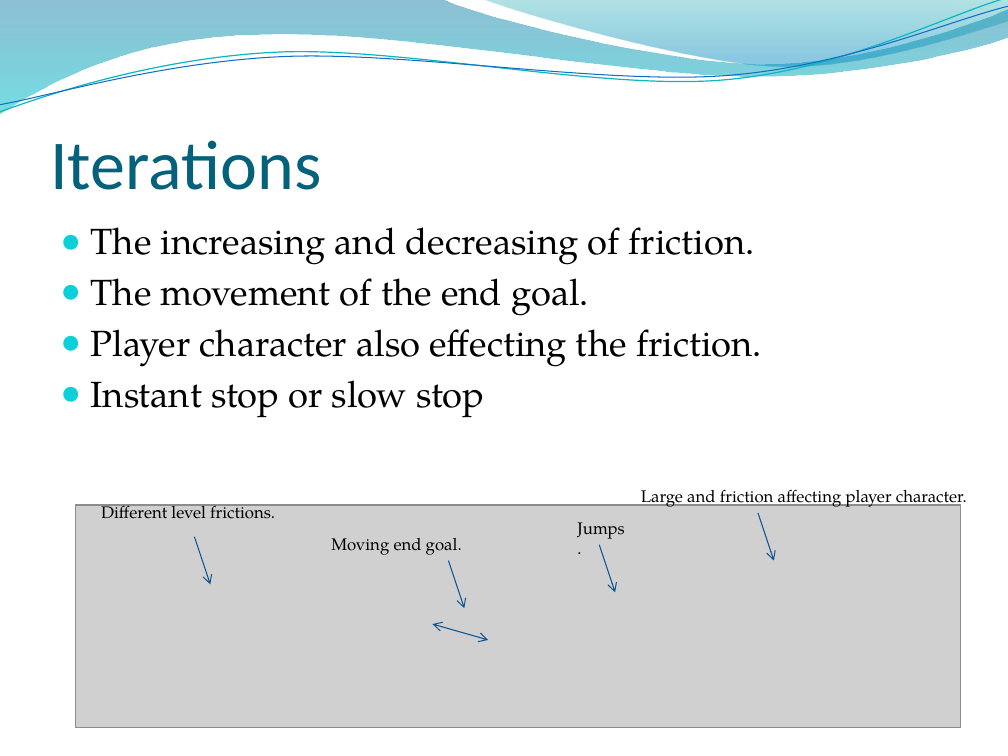
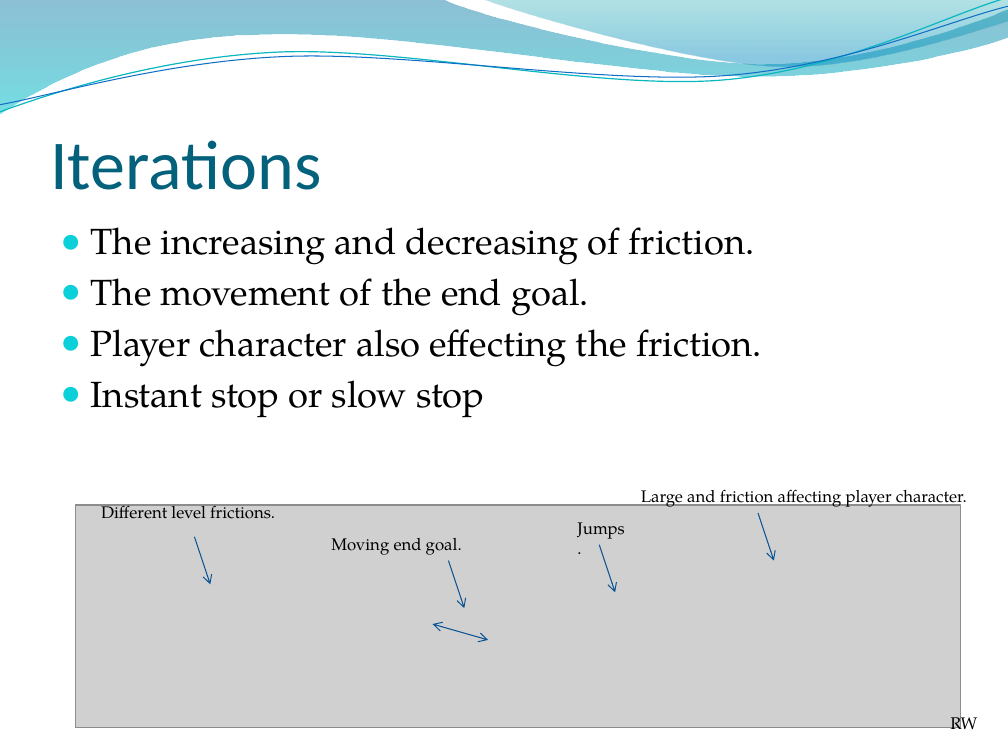
Before and after one commit to UoSGamesGroups/second-semester-s2-group-20, a slide deck: slide 5 of Presentations/Pitch 1 Presentation.pptx. Drawn at 1008x756 pixels with LibreOffice and Linux fonts; fonts in the diff are those of the drawing; grey boxes stand for pictures; background and template pictures are left out. Boxes give left, top, right and bottom in pixels: in the first picture for what was removed or moved away, otherwise in the second. Text is boxed around its words. In the diff, an @@ line names an element or a change of style, - is before the commit and + after.

```diff
--- a/Presentations/Pitch 1 Presentation.pptx
+++ b/Presentations/Pitch 1 Presentation.pptx
@@ text added at box(950, 712, 977, 729), 12 pt, text #000000 @@
+RW
```
Also in this commit, not shown: 6 other slides changed, 1 slide added, 2 slides removed.
